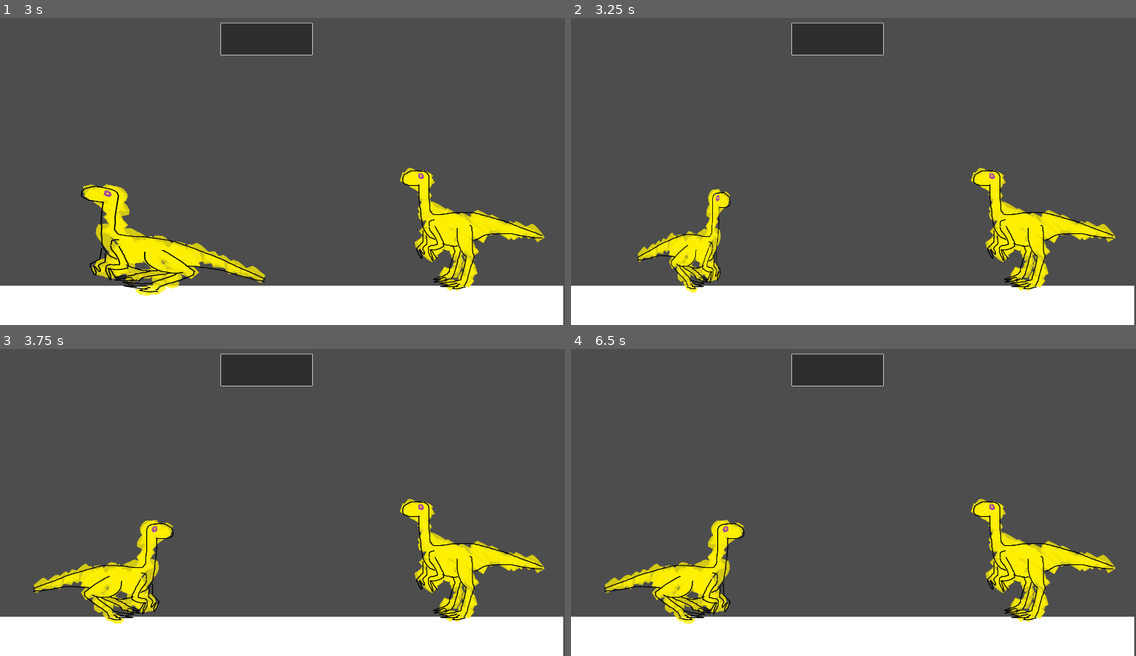
Above: before the commit, frames 1-4 (two rows, left to right).
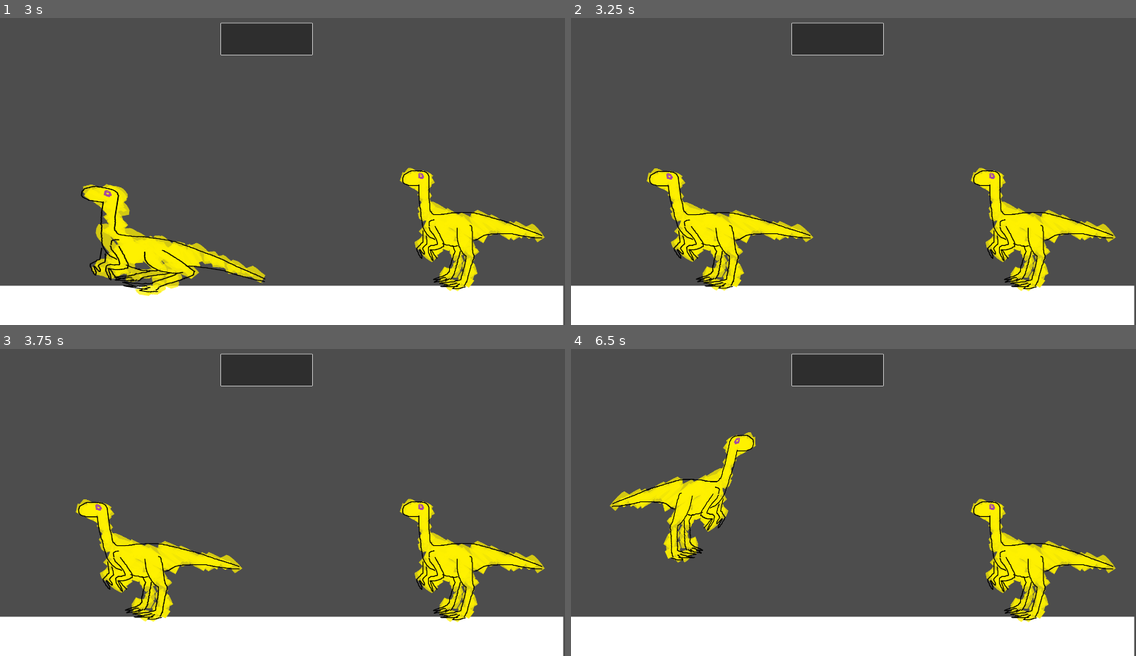
Above: after the commit, the same moments.

Repository: stellarinrin/dinosaur_fighting_card_game
Game: Godot game, scene res://test_level.tscn
Same seed, same stepped clock (60 frames per second), same inputs: the game is played once before the commit and once after it.
Inputs (mouse positions are in pixels of both pictures, inside the frame that each line leads up to):
- Up to frame 1 (3 s): click (265, 39) at 0.5 s; click (265, 39) at 1.25 s; click (265, 39) at 2 s; tap Enter at 2.75 s; move the mouse to (406, 150) at 2.77 s; hold I (2C) from 2.78 s (still down)
- Up to frame 2 (3.25 s): keep holding I (2C); tap Space (jump) at 3.02 s; tap 8 (5B) at 3.05 s
- Up to frame 3 (3.75 s): move the mouse to (169, 511) at 3.52 s; release I (2C) at 3.53 s; tap 8 (5B) at 3.6 s
- Up to frame 4 (6.5 s): tap Space (jump) at 3.77, 5.27, 6.02 s; tap I (2C) at 3.8, 5.3 s; move the mouse to (910, 428) at 4.27 s; hold I (2C) 4.28-5.03 s; tap 8 (5B) at 4.55, 5.1, 6.05 s; move the mouse to (825, 560) at 5.02 s; move the mouse to (1023, 545) at 5.77 s; hold D (block crouching) from 5.78 s (still down)

Frame 1 is identical in both runs. In frame 2, 4.3% of the frame differs, in the area x 11-43%, y 48-90%; in frame 3, 4.9%; in frame 4, 6.1%, in the area x 5-33%, y 27-90%.
Error before the commit: Invalid assignment of property or key 'isAnimationFinished' with value of type 'bool' on a base object of type 'CharacterBody2D (player_character.gd)'. (res://…

Commit message:
Fix hitboxes and blocking

Diff:
--- a/dinosaur_fighting_card_game/player_character.gd
+++ b/dinosaur_fighting_card_game/player_character.gd
@@ -21,8 +21,7 @@
 	state_machine.process_frame(delta)
 
 func _on_animation_player_animation_finished(anim_name: StringName) -> void:
-	if is_current_turn:
-		state_machine.on_animation_finished(anim_name)
+	state_machine.on_animation_finished(anim_name)
 
 func _on_hurtbox_damaged(damage: float) -> void:
 	state_machine.on_hurtbox_damaged(damage)
--- a/dinosaur_fighting_card_game/player_character.tscn
+++ b/dinosaur_fighting_card_game/player_character.tscn
@@ -78,7 +78,7 @@
 tracks/4/type = "value"
 tracks/4/imported = false
 tracks/4/enabled = true
-tracks/4/path = NodePath("Hitbox2D/CollisionShape2D:shape:size")
+tracks/4/path = NodePath("Hitbox2D/MoveHitbox:shape:size")
 tracks/4/interp = 1
 tracks/4/loop_wrap = true
 tracks/4/keys = {
@@ -90,7 +90,7 @@
 tracks/5/type = "value"
 tracks/5/imported = false
 tracks/5/enabled = true
-tracks/5/path = NodePath("Hitbox2D/CollisionShape2D:position")
+tracks/5/path = NodePath("Hitbox2D/MoveHitbox:position")
 tracks/5/interp = 1
 tracks/5/loop_wrap = true
 tracks/5/keys = {
@@ -102,7 +102,7 @@
 tracks/6/type = "value"
 tracks/6/imported = false
 tracks/6/enabled = true
-tracks/6/path = NodePath("Hitbox2D/CollisionShape2D:disabled")
+tracks/6/path = NodePath("Hitbox2D/MoveHitbox:disabled")
 tracks/6/interp = 1
 tracks/6/loop_wrap = true
 tracks/6/keys = {
@@ -194,6 +194,30 @@
 "transitions": PackedFloat32Array(1),
 "update": 1,
 "values": [1]
+}
+tracks/14/type = "value"
+tracks/14/imported = false
+tracks/14/enabled = true
+tracks/14/path = NodePath("Hurtbox2D:hurtbox_data:block_level")
+tracks/14/interp = 1
+tracks/14/loop_wrap = true
+tracks/14/keys = {
+"times": PackedFloat32Array(0),
+"transitions": PackedFloat32Array(1),
+"update": 1,
+"values": [1]
+}
+tracks/15/type = "value"
+tracks/15/imported = false
+tracks/15/enabled = true
+tracks/15/path = NodePath("Hurtbox2D:hurtbox_data:is_blocking")
+tracks/15/interp = 1
+tracks/15/loop_wrap = true
+tracks/15/keys = {
+"times": PackedFloat32Array(0),
+"transitions": PackedFloat32Array(1),
+"update": 1,
+"values": [false]
 }
 
 [sub_resource type="Animation" id="Animation_g1g7m"]
@@ -286,7 +310,7 @@
 tracks/7/type = "value"
 tracks/7/imported = false
 tracks/7/enabled = true
-tracks/7/path = NodePath("Hitbox2D/CollisionShape2D:shape:size")
+tracks/7/path = NodePath("Hitbox2D/MoveHitbox:shape:size")
 tracks/7/interp = 1
 tracks/7/loop_wrap = true
 tracks/7/keys = {
@@ -298,7 +322,7 @@
 tracks/8/type = "value"
 tracks/8/imported = false
 tracks/8/enabled = true
-tracks/8/path = NodePath("Hitbox2D/CollisionShape2D:position")
+tracks/8/path = NodePath("Hitbox2D/MoveHitbox:position")
 tracks/8/interp = 1
 tracks/8/loop_wrap = true
 tracks/8/keys = {
@@ -310,7 +334,7 @@
 tracks/9/type = "value"
 tracks/9/imported = false
 tracks/9/enabled = true
-tracks/9/path = NodePath("Hitbox2D/CollisionShape2D:disabled")
+tracks/9/path = NodePath("Hitbox2D/MoveHitbox:disabled")
 tracks/9/interp = 1
 tracks/9/loop_wrap = true
 tracks/9/keys = {
@@ -390,6 +414,30 @@
 "transitions": PackedFloat32Array(1),
 "update": 0,
 "values": [Color(0, 0.6846668, 0.79, 0)]
+}
+tracks/16/type = "value"
+tracks/16/imported = false
+tracks/16/enabled = true
+tracks/16/path = NodePath("Hitbox2D:hitbox_data:block_low")
+tracks/16/interp = 1
+tracks/16/loop_wrap = true
+tracks/16/keys = {
+"times": PackedFloat32Array(0),
+"transitions": PackedFloat32Array(1),
+"update": 1,
+"values": [true]
+}
+tracks/17/type = "value"
+tracks/17/imported = false
+tracks/17/enabled = true
+tracks/17/path = NodePath("Hitbox2D:hitbox_data:block_air")
+tracks/17/interp = 1
+tracks/17/loop_wrap = true
+tracks/17/keys = {
+"times": PackedFloat32Array(0),
+"transitions": PackedFloat32Array(1),
+"update": 1,
+"values": [false]
 }
 
 [sub_resource type="Animation" id="Animation_wjlx2"]
@@ -559,198 +607,139 @@
 "update": 0,
 "values": [Color(0, 0.6833783, 0.7878415, 1)]
 }
+tracks/7/type = "value"
+tracks/7/imported = false
+tracks/7/enabled = true
+tracks/7/path = NodePath("Hurtbox2D:hurtbox_data:block_level")
+tracks/7/interp = 1
+tracks/7/loop_wrap = true
+tracks/7/keys = {
+"times": PackedFloat32Array(0),
+"transitions": PackedFloat32Array(1),
+"update": 1,
+"values": [1]
+}
+tracks/8/type = "value"
+tracks/8/imported = false
+tracks/8/enabled = true
+tracks/8/path = NodePath("Hurtbox2D:hurtbox_data:is_blocking")
+tracks/8/interp = 1
+tracks/8/loop_wrap = true
+tracks/8/keys = {
+"times": PackedFloat32Array(0),
+"transitions": PackedFloat32Array(1),
+"update": 1,
+"values": [true]
+}
 
 [sub_resource type="Animation" id="Animation_0ddoo"]
 resource_name = "block_standing"
-length = 0.001
+length = 0.016668335
+loop_mode = 1
 step = 0.016666668
 tracks/0/type = "value"
 tracks/0/imported = false
 tracks/0/enabled = true
-tracks/0/path = NodePath("NeckCollision:shape:size")
+tracks/0/path = NodePath("Sprite2D:texture")
 tracks/0/interp = 1
 tracks/0/loop_wrap = true
 tracks/0/keys = {
 "times": PackedFloat32Array(0),
 "transitions": PackedFloat32Array(1),
-"update": 0,
-"values": [Vector2(48, 147.875)]
+"update": 1,
+"values": [ExtResource("2_he2na")]
 }
 tracks/1/type = "value"
 tracks/1/imported = false
 tracks/1/enabled = true
-tracks/1/path = NodePath("NeckCollision:position")
+tracks/1/path = NodePath("Sprite2D:scale")
 tracks/1/interp = 1
 tracks/1/loop_wrap = true
 tracks/1/keys = {
 "times": PackedFloat32Array(0),
 "transitions": PackedFloat32Array(1),
 "update": 0,
-"values": [Vector2(163, -130)]
+"values": [Vector2(1, 1)]
 }
 tracks/2/type = "value"
 tracks/2/imported = false
 tracks/2/enabled = true
-tracks/2/path = NodePath("Sprite2D:texture")
+tracks/2/path = NodePath("Sprite2D:position")
 tracks/2/interp = 1
 tracks/2/loop_wrap = true
 tracks/2/keys = {
 "times": PackedFloat32Array(0),
 "transitions": PackedFloat32Array(1),
-"update": 1,
-"values": [ExtResource("2_he2na")]
+"update": 0,
+"values": [Vector2(96, 18)]
 }
 tracks/3/type = "value"
 tracks/3/imported = false
 tracks/3/enabled = true
-tracks/3/path = NodePath("Sprite2D:scale")
+tracks/3/path = NodePath("Sprite2D:rotation")
 tracks/3/interp = 1
 tracks/3/loop_wrap = true
 tracks/3/keys = {
 "times": PackedFloat32Array(0),
 "transitions": PackedFloat32Array(1),
 "update": 0,
-"values": [Vector2(1, 1)]
+"values": [0.0]
 }
 tracks/4/type = "value"
 tracks/4/imported = false
 tracks/4/enabled = true
-tracks/4/path = NodePath("Sprite2D:position")
+tracks/4/path = NodePath("Hurtbox2D/BodyHurtbox:shape:size")
 tracks/4/interp = 1
 tracks/4/loop_wrap = true
 tracks/4/keys = {
 "times": PackedFloat32Array(0),
 "transitions": PackedFloat32Array(1),
 "update": 0,
-"values": [Vector2(96, 18)]
+"values": [Vector2(259, 340)]
 }
 tracks/5/type = "value"
 tracks/5/imported = false
 tracks/5/enabled = true
-tracks/5/path = NodePath("Sprite2D:rotation")
+tracks/5/path = NodePath("Hurtbox2D:hurtbox_data:is_blocking")
 tracks/5/interp = 1
 tracks/5/loop_wrap = true
 tracks/5/keys = {
 "times": PackedFloat32Array(0),
 "transitions": PackedFloat32Array(1),
-"update": 0,
-"values": [0.0]
+"update": 1,
+"values": [true]
 }
 tracks/6/type = "value"
 tracks/6/imported = false
 tracks/6/enabled = true
-tracks/6/path = NodePath("Sprite2D:skew")
+tracks/6/path = NodePath("Hurtbox2D:hurtbox_data:block_level")
 tracks/6/interp = 1
 tracks/6/loop_wrap = true
 tracks/6/keys = {
 "times": PackedFloat32Array(0),
 "transitions": PackedFloat32Array(1),
-"update": 0,
-"values": [0.0]
+"update": 1,
+"values": [0]
 }
 tracks/7/type = "value"
 tracks/7/imported = false
 tracks/7/enabled = true
-tracks/7/path = NodePath("Hitbox2D/CollisionShape2D:shape:size")
+tracks/7/path = NodePath("Polygon2D:polygon")
 tracks/7/interp = 1
 tracks/7/loop_wrap = true
 tracks/7/keys = {
 "times": PackedFloat32Array(0),
 "transitions": PackedFloat32Array(1),
 "update": 0,
-"values": [Vector2(20, 20)]
+"values": [PackedVector2Array(209, 82, 267, -186, 188, -265, 311, -210)]
 }
 tracks/8/type = "value"
 tracks/8/imported = false
 tracks/8/enabled = true
-tracks/8/path = NodePath("Hitbox2D/CollisionShape2D:position")
+tracks/8/path = NodePath("Polygon2D:color")
 tracks/8/interp = 1
 tracks/8/loop_wrap = true
 tracks/8/keys = {
-"times": PackedFloat32Array(0),
-"transitions": PackedFloat32Array(1),
-"update": 0,
-"values": [Vector2(0, 0)]
-}
-tracks/9/type = "value"
-tracks/9/imported = false
-tracks/9/enabled = true
-tracks/9/path = NodePath("Hitbox2D/CollisionShape2D:disabled")
-tracks/9/interp = 1
-tracks/9/loop_wrap = true
-tracks/9/keys = {
-"times": PackedFloat32Array(0),
-"transitions": PackedFloat32Array(1),
-"update": 1,
-"values": [true]
-}
-tracks/10/type = "value"
-tracks/10/imported = false
-tracks/10/enabled = true
-tracks/10/path = NodePath("Hurtbox2D/BodyHurtbox:shape:size")
-tracks/10/interp = 1
-tracks/10/loop_wrap = true
-tracks/10/keys = {
-"times": PackedFloat32Array(0),
-"transitions": PackedFloat32Array(1),
-"update": 0,
-"values": [Vector2(259, 340)]
-}
-tracks/11/type = "value"
-tracks/11/imported = false
-tracks/11/enabled = true
-tracks/11/path = NodePath("Hitbox2D:hitbox_data:block_high")
-tracks/11/interp = 1
-tracks/11/loop_wrap = true
-tracks/11/keys = {
-"times": PackedFloat32Array(0),
-"transitions": PackedFloat32Array(1),
-"update": 1,
-"values": [false]
-}
-tracks/12/type = "value"
-tracks/12/imported = false
-tracks/12/enabled = true
-tracks/12/path = NodePath("Hurtbox2D:hurtbox_data:is_blocking")
-tracks/12/interp = 1
-tracks/12/loop_wrap = true
-tracks/12/keys = {
-"times": PackedFloat32Array(0),
-"transitions": PackedFloat32Array(1),
-"update": 1,
-"values": [false]
-}
-tracks/13/type = "value"
-tracks/13/imported = false
-tracks/13/enabled = true
-tracks/13/path = NodePath("Hurtbox2D:hurtbox_data:block_level")
-tracks/13/interp = 1
-tracks/13/loop_wrap = true
-tracks/13/keys = {
-"times": PackedFloat32Array(0),
-"transitions": PackedFloat32Array(1),
-"update": 1,
-"values": [0]
-}
-tracks/14/type = "value"
-tracks/14/imported = false
-tracks/14/enabled = true
-tracks/14/path = NodePath("Polygon2D:polygon")
-tracks/14/interp = 1
-tracks/14/loop_wrap = true
-tracks/14/keys = {
-"times": PackedFloat32Array(0),
-"transitions": PackedFloat32Array(1),
-"update": 0,
-"values": [PackedVector2Array(209, 82, 267, -186, 188, -265, 311, -210)]
-}
-tracks/15/type = "value"
-tracks/15/imported = false
-tracks/15/enabled = true
-tracks/15/path = NodePath("Polygon2D:color")
-tracks/15/interp = 1
-tracks/15/loop_wrap = true
-tracks/15/keys = {
 "times": PackedFloat32Array(0),
 "transitions": PackedFloat32Array(1),
 "update": 0,
@@ -833,6 +822,30 @@
 "transitions": PackedFloat32Array(1),
 "update": 0,
 "values": [Vector2(163, -130)]
+}
+tracks/6/type = "value"
+tracks/6/imported = false
+tracks/6/enabled = true
+tracks/6/path = NodePath("Hurtbox2D:hurtbox_data:is_blocking")
+tracks/6/interp = 1
+tracks/6/loop_wrap = true
+tracks/6/keys = {
+"times": PackedFloat32Array(0),
+"transitions": PackedFloat32Array(1),
+"update": 1,
+"values": [false]
+}
+tracks/7/type = "value"
+tracks/7/imported = false
+tracks/7/enabled = true
+tracks/7/path = NodePath("Hurtbox2D:hurtbox_data:block_level")
+tracks/7/interp = 1
+tracks/7/loop_wrap = true
+tracks/7/keys = {
+"times": PackedFloat32Array(0),
+"transitions": PackedFloat32Array(1),
+"update": 1,
+"values": [0]
 }
 
 [sub_resource type="Animation" id="Animation_eh3ko"]
@@ -887,30 +900,6 @@
 "update": 0,
 "values": [Vector2(1, 1), Vector2(1, 0.8), Vector2(1, 1)]
 }
-tracks/4/type = "value"
-tracks/4/imported = false
-tracks/4/enabled = true
-tracks/4/path = NodePath("NeckCollision:position")
-tracks/4/interp = 1
-tracks/4/loop_wrap = true
-tracks/4/keys = {
-"times": PackedFloat32Array(0),
-"transitions": PackedFloat32Array(1),
-"update": 0,
-"values": [Vector2(48, 147.875)]
-}
-tracks/5/type = "value"
-tracks/5/imported = false
-tracks/5/enabled = true
-tracks/5/path = NodePath("NeckCollision:shape:size")
-tracks/5/interp = 1
-tracks/5/loop_wrap = true
-tracks/5/keys = {
-"times": PackedFloat32Array(0),
-"transitions": PackedFloat32Array(1),
-"update": 0,
-"values": [Vector2(163, -130)]
-}
 
 [sub_resource type="Animation" id="Animation_pi6eu"]
 resource_name = "Dash"
@@ -1176,9 +1165,171 @@
 "values": [0.0]
 }
 
+[sub_resource type="Animation" id="Animation_eg15n"]
+resource_name = "5B"
+length = 0.43333504
+step = 0.016666668
+tracks/0/type = "value"
+tracks/0/imported = false
+tracks/0/enabled = true
+tracks/0/path = NodePath("Sprite2D:position")
+tracks/0/interp = 1
+tracks/0/loop_wrap = true
+tracks/0/keys = {
+"times": PackedFloat32Array(0),
+"transitions": PackedFloat32Array(1),
+"update": 0,
+"values": [Vector2(96, 18)]
+}
+tracks/1/type = "value"
+tracks/1/imported = false
+tracks/1/enabled = true
+tracks/1/path = NodePath("Sprite2D:scale")
+tracks/1/interp = 1
+tracks/1/loop_wrap = true
+tracks/1/keys = {
+"times": PackedFloat32Array(0, 0.13333334, 0.20000002, 0.43333337),
+"transitions": PackedFloat32Array(1, 1, 1, 1),
+"update": 0,
+"values": [Vector2(1, 1), Vector2(-1.1, 1), Vector2(-1.1, 1), Vector2(1, 1)]
+}
+tracks/2/type = "value"
+tracks/2/imported = false
+tracks/2/enabled = true
+tracks/2/path = NodePath("Sprite2D:skew")
+tracks/2/interp = 1
+tracks/2/loop_wrap = true
+tracks/2/keys = {
+"times": PackedFloat32Array(0, 0.13333334, 0.20000002, 0.43333337),
+"transitions": PackedFloat32Array(1, 1, 1, 1),
+"update": 0,
+"values": [0.0, -0.12915437, -0.12915437, 0.0]
+}
+tracks/3/type = "value"
+tracks/3/imported = false
+tracks/3/enabled = true
+tracks/3/path = NodePath("Sprite2D:rotation")
+tracks/3/interp = 1
+tracks/3/loop_wrap = true
+tracks/3/keys = {
+"times": PackedFloat32Array(0),
+"transitions": PackedFloat32Array(1),
+"update": 0,
+"values": [0.0]
+}
+tracks/4/type = "value"
+tracks/4/imported = false
+tracks/4/enabled = true
+tracks/4/path = NodePath("Sprite2D:texture")
+tracks/4/interp = 1
+tracks/4/loop_wrap = true
+tracks/4/keys = {
+"times": PackedFloat32Array(0),
+"transitions": PackedFloat32Array(1),
+"update": 1,
+"values": [ExtResource("2_he2na")]
+}
+tracks/5/type = "value"
+tracks/5/imported = false
+tracks/5/enabled = true
+tracks/5/path = NodePath("Hitbox2D/MoveHitbox:shape:size")
+tracks/5/interp = 1
+tracks/5/loop_wrap = true
+tracks/5/keys = {
+"times": PackedFloat32Array(0),
+"transitions": PackedFloat32Array(1),
+"update": 0,
+"values": [Vector2(306.5, 299.25)]
+}
+tracks/6/type = "value"
+tracks/6/imported = false
+tracks/6/enabled = true
+tracks/6/path = NodePath("Hitbox2D/MoveHitbox:position")
+tracks/6/interp = 1
+tracks/6/loop_wrap = true
+tracks/6/keys = {
+"times": PackedFloat32Array(0),
+"transitions": PackedFloat32Array(1),
+"update": 0,
+"values": [Vector2(340.25, 47.375)]
+}
+tracks/7/type = "value"
+tracks/7/imported = false
+tracks/7/enabled = true
+tracks/7/path = NodePath("Hitbox2D/MoveHitbox:disabled")
+tracks/7/interp = 1
+tracks/7/loop_wrap = true
+tracks/7/keys = {
+"times": PackedFloat32Array(0, 0.13333334, 0.20000002, 0.21666668),
+"transitions": PackedFloat32Array(1, 1, 1, 1),
+"update": 1,
+"values": [true, false, false, true]
+}
+tracks/8/type = "value"
+tracks/8/imported = false
+tracks/8/enabled = true
+tracks/8/path = NodePath("Hitbox2D:hitbox_data:block_low")
+tracks/8/interp = 1
+tracks/8/loop_wrap = true
+tracks/8/keys = {
+"times": PackedFloat32Array(0),
+"transitions": PackedFloat32Array(1),
+"update": 1,
+"values": [true]
+}
+tracks/9/type = "value"
+tracks/9/imported = false
+tracks/9/enabled = true
+tracks/9/path = NodePath("Hitbox2D:hitbox_data:block_high")
+tracks/9/interp = 1
+tracks/9/loop_wrap = true
+tracks/9/keys = {
+"times": PackedFloat32Array(0),
+"transitions": PackedFloat32Array(1),
+"update": 1,
+"values": [true]
+}
+tracks/10/type = "value"
+tracks/10/imported = false
+tracks/10/enabled = true
+tracks/10/path = NodePath("Hurtbox2D:hurtbox_data:is_blocking")
+tracks/10/interp = 1
+tracks/10/loop_wrap = true
+tracks/10/keys = {
+"times": PackedFloat32Array(0),
+"transitions": PackedFloat32Array(1),
+"update": 1,
+"values": [false]
+}
+tracks/11/type = "value"
+tracks/11/imported = false
+tracks/11/enabled = true
+tracks/11/path = NodePath("Hurtbox2D:hurtbox_data:block_level")
+tracks/11/interp = 1
+tracks/11/loop_wrap = true
+tracks/11/keys = {
+"times": PackedFloat32Array(0),
+"transitions": PackedFloat32Array(1),
+"update": 1,
+"values": [0]
+}
+tracks/12/type = "value"
+tracks/12/imported = false
+tracks/12/enabled = true
+tracks/12/path = NodePath("Hitbox2D:hitbox_data:block_air")
+tracks/12/interp = 1
+tracks/12/loop_wrap = true
+tracks/12/keys = {
+"times": PackedFloat32Array(0),
+"transitions": PackedFloat32Array(1),
+"update": 1,
+"values": [false]
+}
+
 [sub_resource type="AnimationLibrary" id="AnimationLibrary_ha3ud"]
 _data = {
 &"2C": SubResource("Animation_vigrq"),
+&"5B": SubResource("Animation_eg15n"),
 &"RESET": SubResource("Animation_g1g7m"),
 &"airborne": SubResource("Animation_wjlx2"),
 &"block_crouching": SubResource("Animation_i6ts6"),
@@ -1262,7 +1413,7 @@
 hitbox_data = SubResource("Resource_bgamr")
 metadata/_custom_type_script = "uid://c0atc7cbxkj3t"
 
-[node name="CollisionShape2D" type="CollisionShape2D" parent="Hitbox2D"]
+[node name="MoveHitbox" type="CollisionShape2D" parent="Hitbox2D"]
 shape = SubResource("RectangleShape2D_4oir7")
 disabled = true
 debug_color = Color(0.99467343, 0, 0.22570384, 0.41960788)
@@ -1352,16 +1503,18 @@
 animation_name = "land"
 metadata/_custom_type_script = "uid://btgcm5htda4gb"
 
-[node name="Attack5B" type="Node" parent="PlayerStateController" node_paths=PackedStringArray("idle_state")]
+[node name="Attack5B" type="Node" parent="PlayerStateController" node_paths=PackedStringArray("idle_state", "attack_2C_state")]
 script = ExtResource("12_g1g7m")
 idle_state = NodePath("../Idle")
+attack_2C_state = NodePath("../Attack2C")
+animation_name = "5B"
+cancel_frame = 12
 metadata/_custom_type_script = "uid://bo6elas36ycbf"
 
-[node name="Attack2C" type="Node" parent="PlayerStateController" node_paths=PackedStringArray("idle_state", "attack_5B_state", "attack_2C_state")]
+[node name="Attack2C" type="Node" parent="PlayerStateController" node_paths=PackedStringArray("idle_state", "attack_5B_state")]
 script = ExtResource("16_bgamr")
 idle_state = NodePath("../Idle")
 attack_5B_state = NodePath("../Attack5B")
-attack_2C_state = NodePath(".")
 animation_name = "2C"
 cancel_frame = 12
 metadata/_custom_type_script = "uid://7vu1fkvkghbn"
--- a/dinosaur_fighting_card_game/scripts/hitbox_2D.gd
+++ b/dinosaur_fighting_card_game/scripts/hitbox_2D.gd
@@ -15,6 +15,7 @@
 
 ## Send the damage to the hurtbox when called and call the hurt() function.
 func hit(hurt_area: Hurtbox2D) -> void:
+	hit_stop(0.01, .75)
 	total_damage = hitbox_data.base_damage * hitbox_data.damage_multiplier \
 			+ hitbox_data.damage_modifier
 
@@ -23,6 +24,12 @@
 
 	## Call hurtbox's hurt function.
 	hurt_area.hurt(self)
+
+func hit_stop(time_scale, duration):
+	Engine.time_scale = time_scale
+	var timer = get_tree().create_timer(time_scale * duration)
+	await timer.timeout
+	Engine.time_scale = 1
 
 func clash() -> void:
 	pass
--- a/dinosaur_fighting_card_game/scripts/hurtbox_2D.gd
+++ b/dinosaur_fighting_card_game/scripts/hurtbox_2D.gd
@@ -14,13 +14,16 @@
 			hurtbox_data.BlockLevel.HIGH:
 				if hit_area.hitbox_data.block_high :
 					blocked.emit()
+					return
 			hurtbox_data.BlockLevel.LOW:
 				if hit_area.hitbox_data.block_low :
 					blocked.emit()
+					return
 			hurtbox_data.BlockLevel.AIR:
 				if hit_area.hitbox_data.block_air :
 					blocked.emit()
-
+					return
 	#total_defence = hurtbox_data.base_defence * hurtbox_data.defence_multiplier \
 			#+ hurtbox_data.defence_modifier
+
 	damaged.emit(max(0, hit_area.total_damage))
--- a/dinosaur_fighting_card_game/scripts/player_states/air_movement_states/jump.gd
+++ b/dinosaur_fighting_card_game/scripts/player_states/air_movement_states/jump.gd
@@ -11,7 +11,8 @@
 @export var jump_force: float = 700.0
 
 func enter() -> void:
-	super()
+	if parent.is_current_turn:
+		super()
 	parent.velocity.x = 0
 	parent.velocity.y = -jump_force
 
--- a/dinosaur_fighting_card_game/scripts/player_states/air_movement_states/jump_back.gd
+++ b/dinosaur_fighting_card_game/scripts/player_states/air_movement_states/jump_back.gd
@@ -10,7 +10,8 @@
 @export var jump_force: float = 700.0
 
 func enter() -> void:
-	super()
+	if parent.is_current_turn:
+		super()
 	parent.velocity.x = jump_horizontal_force
 	parent.velocity.y = -jump_force
 
--- a/dinosaur_fighting_card_game/scripts/player_states/air_movement_states/jump_forward.gd
+++ b/dinosaur_fighting_card_game/scripts/player_states/air_movement_states/jump_forward.gd
@@ -10,7 +10,8 @@
 @export var jump_force: float = 700.0
 
 func enter() -> void:
-	super()
+	if parent.is_current_turn:
+		super()
 	parent.velocity.x = jump_horizontal_force
 	parent.velocity.y = -jump_force
 
--- a/dinosaur_fighting_card_game/scripts/player_states/defence_states/block_crouching.gd
+++ b/dinosaur_fighting_card_game/scripts/player_states/defence_states/block_crouching.gd
@@ -33,3 +33,6 @@
 	if event.is_action_pressed('block standing'):
 		return block_standing_state
 	return null
+
+func on_hurtbox_damaged(damage: float) -> PlayerState:
+	return hit_state
--- a/dinosaur_fighting_card_game/scripts/player_states/ground_movement_states/dash.gd
+++ b/dinosaur_fighting_card_game/scripts/player_states/ground_movement_states/dash.gd
@@ -13,7 +13,8 @@
 
 @export var hit_state : PlayerState
 func enter() -> void:
-	super()
+	if parent.is_current_turn:
+		super()
 	frame_count = 0
 
 func process_frame(delta: float) -> PlayerState:
--- a/dinosaur_fighting_card_game/scripts/player_states/ground_movement_states/go.gd
+++ b/dinosaur_fighting_card_game/scripts/player_states/ground_movement_states/go.gd
@@ -15,7 +15,8 @@
 
 
 func enter() -> void:
-	super()
+	if parent.is_current_turn:
+		super()
 	frame_count = 0
 	if parent.is_facing_left:
 		parent.velocity.x = -3000
--- a/dinosaur_fighting_card_game/scripts/player_states/offence_states/attack_2C.gd
+++ b/dinosaur_fighting_card_game/scripts/player_states/offence_states/attack_2C.gd
@@ -3,10 +3,10 @@
 
 @export var idle_state : PlayerState
 @export var attack_5B_state : PlayerState
-@export var attack_2C_state : PlayerState
 
 func enter() -> void:
-	super()
+	if parent.is_current_turn:
+		super()
 	frame_count = 0
 
 func exit() -> void:
@@ -16,8 +16,6 @@
 	if frame_count > cancel_frame:
 		if event.is_action_pressed('5B'):
 			return attack_5B_state
-		if event.is_action_pressed('2C'):
-			return attack_2C_state
 	return null
 func process_frame(_delta: float) -> PlayerState:
 	frame_count += 1
--- a/dinosaur_fighting_card_game/scripts/player_states/offence_states/attack_5B.gd
+++ b/dinosaur_fighting_card_game/scripts/player_states/offence_states/attack_5B.gd
@@ -2,21 +2,28 @@
 class_name Attack5B
 
 @export var idle_state : PlayerState
+@export var attack_2C_state : PlayerState
 
 func enter() -> void:
-	parent.animations.play(animation_name)
-	parent.isAnimationFinished = false
+	if parent.is_current_turn:
+		super()
+	frame_count = 0
 
 func exit() -> void:
 	pass
 
+func process_input(event: InputEvent) -> PlayerState:
+	if frame_count > cancel_frame:
+		if event.is_action_pressed('2C'):
+			return attack_2C_state
+	return null
 func process_frame(_delta: float) -> PlayerState:
-	#on hit, return hit_state
-	if parent.isAnimationFinished:
+	frame_count += 1
+	return null
+func process_physics(delta: float) -> PlayerState:
+	return null
+
+func on_animation_finished(anim_name: StringName) -> PlayerState:
+	if anim_name == "5B":
 		return idle_state
 	return null
-
-func process_physics(delta: float) -> PlayerState:
-	#parent.velocity.y += gravity * delta
-	#parent.move_and_slide()
-	return null
--- a/dinosaur_fighting_card_game/scripts/player_states/stopping.gd
+++ b/dinosaur_fighting_card_game/scripts/player_states/stopping.gd
@@ -16,7 +16,8 @@
 
 
 func enter() -> void:
-	super()
+	if parent.is_current_turn:
+		super()
 
 func process_input(event: InputEvent) -> PlayerState:
 	if event.is_action_pressed('jump') and parent.is_on_floor():
Not shown: 1 places in dinosaur_fighting_card_game/player_character.tscn that only renumber resources
